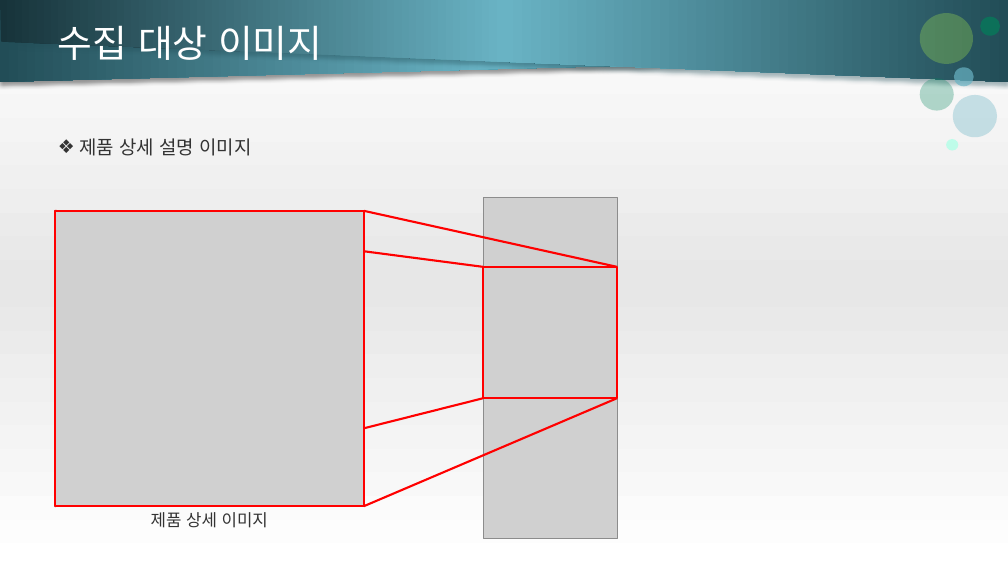
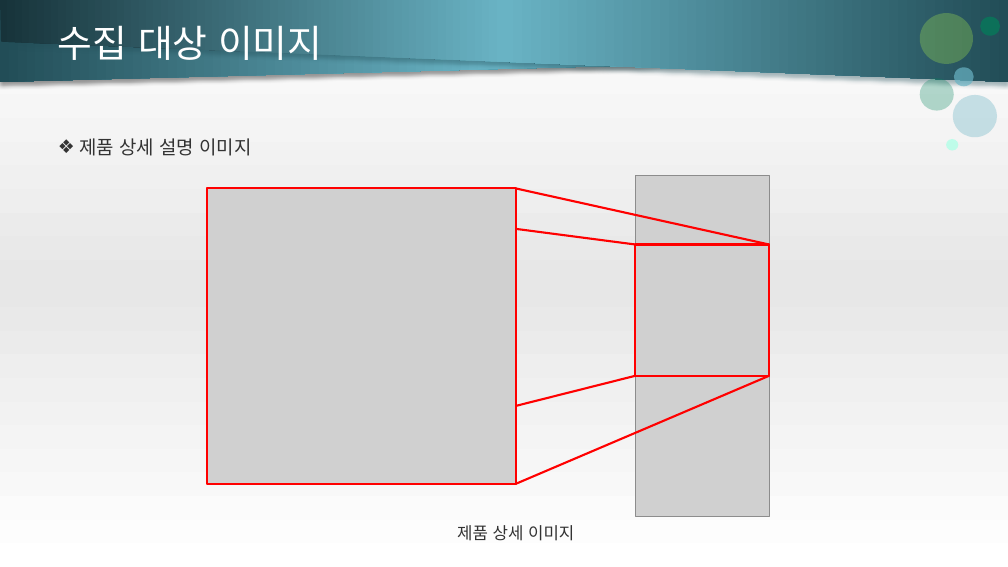
Before and after one commit to CoffeeShelter/GmarketCrawler, a slide deck: slide 6 of 이주훈-크롤링 계획서.pptx. Drawn at 1008x567 pixels with LibreOffice and Linux fonts; fonts in the diff are those of the drawing; grey boxes stand for pictures. Boxes give left, top, right and bottom in pixels: in the first picture for what was removed or moved away, otherwise in the second. Text is boxed around its words. In the diff, an @@ line names an element or a change of style, - is before the commit and + after.

```diff
--- a/이주훈-크롤링 계획서.pptx
+++ b/이주훈-크롤링 계획서.pptx
@@ 4 lines, 2 pictures, 2 rectangles: place and size @@
-4 lines, 2 pictures, 2 rectangles at (54, 198, 617, 539)
+4 lines, 2 pictures, 2 rectangles at (206, 175, 769, 516)
@@ text "제품 상세 이미지": place and size @@
-text "제품 상세 이미지" at (151, 512, 268, 528)
+text "제품 상세 이미지" at (457, 525, 574, 541)
```
Also in this commit, not shown: 3 other slides changed, 7 other files.
